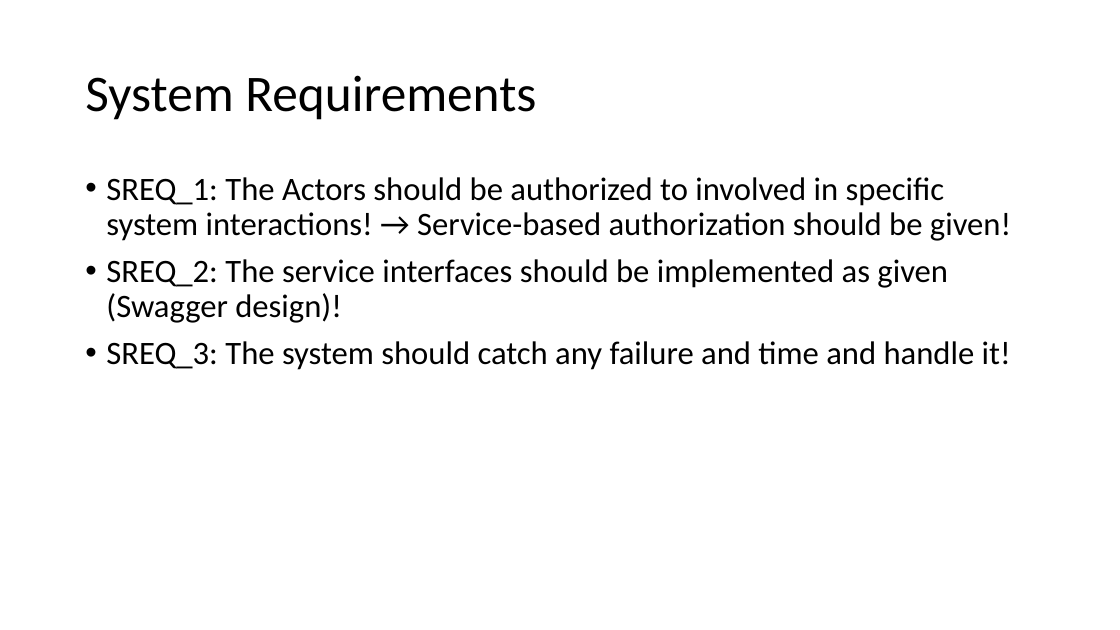
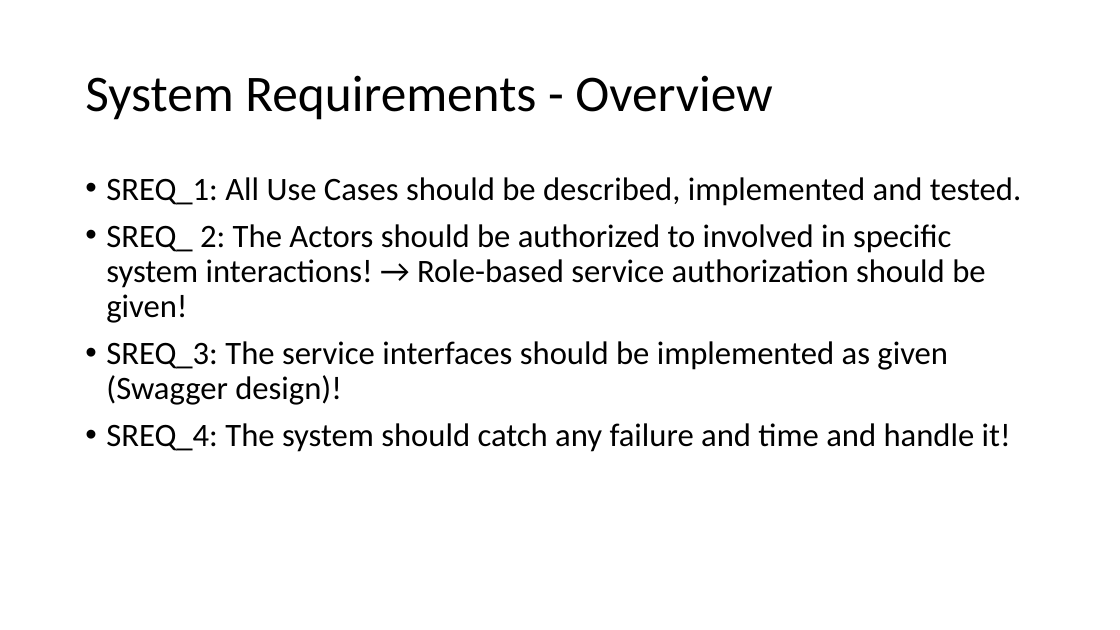
Before and after one commit to karacankos/smarthome-fordcs, a slide deck: slide 11 of fordcs-docs/EDUp FORDCS-V1.0 Project-v2022.04/1-Presentation/EDUp FORDCS-V1.0 Software Development & Testing.v2022.04.pptx. Drawn at 1120x630 pixels with LibreOffice and Linux fonts; fonts in the diff are those of the drawing. Boxes give left, top, right and bottom in pixels: in the first picture for what was removed or moved away, otherwise in the second. Text is boxed around its words. In the diff, an @@ line names an element or a change of style, - is before the commit and + after.

```diff
--- a/fordcs-docs/EDUp FORDCS-V1.0 Project-v2022.04/1-Presentation/EDUp FORDCS-V1.0 Software Development & Testing.v2022.04.pptx
+++ b/fordcs-docs/EDUp FORDCS-V1.0 Project-v2022.04/1-Presentation/EDUp FORDCS-V1.0 Software Development & Testing.v2022.04.pptx
@@ title at <box>85,75,772,120</box>: text changed @@
-System Requirements
+System Requirements - Overview
@@ text at <box>106,177,1021,452</box>: text changed @@
-• SREQ_1: The Actors should be authorized to involved in specific system interactions! → Service-based authorization should be given!
-• SREQ_2: The service interfaces should be implemented as given (Swagger design)!
-• SREQ_3: The system should catch any failure and time and handle it!
+• SREQ_1: All Use Cases should be described, implemented and tested.
+• SREQ_ 2: The Actors should be authorized to involved in specific system interactions! → Role-based service authorization should be given!
+• SREQ_3: The service interfaces should be implemented as given (Swagger design)!
+• SREQ_4: The system should catch any failure and time and handle it!
```
Also in this commit, not shown: 1 other slide changed.
